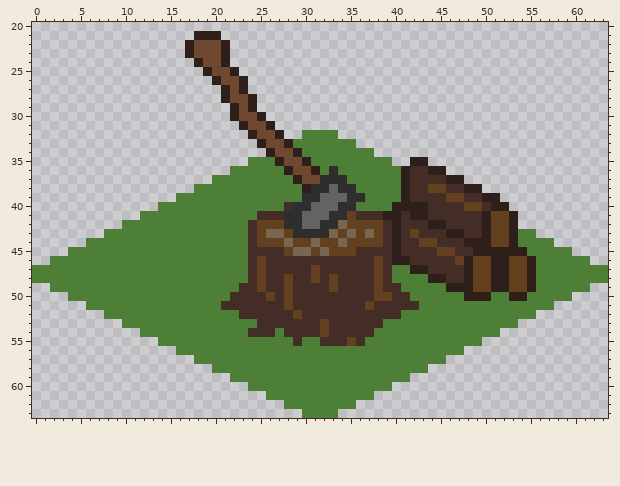
Two versions of one pixel-art sprite, assets/graphics/buildings/choppingblock.png. Above, as it was before the edit.
The file is 64x64 pixels. Shown: x 0..63, y 20..63.
New version:
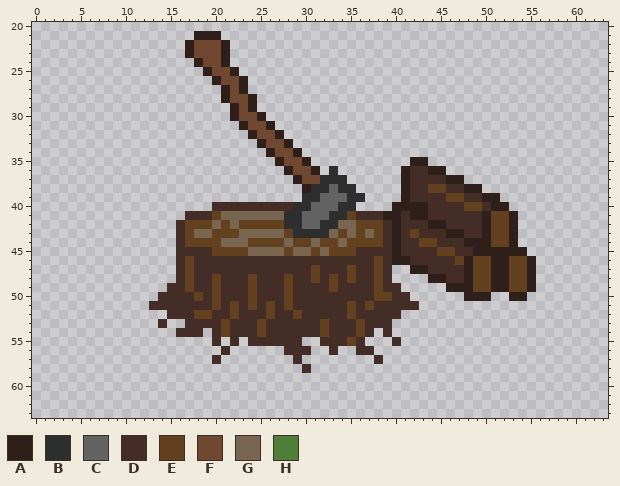
Palette (. is transparent): A #2e1f1a  B #2e2e2e  C #636363  D #432d26  E #63411e  F #70482f  G #796651  H #4d7f37
Changes in this commit:
y 32: x 30..33 HHHH -> ....
y 33: x 29..35 HHHHHHH -> .......
y 34: x 30..37 HHHHHHHH -> ........
y 35: x 24..26 HHH -> ...; x 31..39 HHHHHHHHH -> .........
y 36: x 22..27 HHHHHH -> ......; x 32 H -> .; x 34..40 HHHHHHH -> .......
y 37: x 20..28 HHHHHHHHH -> .........; x 35..40 HHHHHH -> ......
y 38: x 18..29 HHHHHHHHHHHH -> ............; x 36..40 HHHHH -> .....
y 39: x 16..29 HHHHHHHHHHHHHH -> ..............; x 37..40 HHHH -> ....
y 40: x 14..27 HHHHHHHHHHHHHH -> ......DDDDDDDD; x 36..39 HHHH -> ....
y 41: x 12..27 HHHHHHHHHHHHHDDD -> .....DDDEGGGGGGG
y 42: x 10..24 HHHHHHHHHHHHHHD -> ......DEEEGEGEE; x 35 E -> G
y 43: x 8..25 HHHHHHHHHHHHHHHHDE -> ........DEGGEEEGGG; x 54..55 HH -> ..
y 44: x 6..24 HHHHHHHHHHHHHHHHHHD -> ..........DEEEEGGGE; x 54..57 HHHH -> ....
y 45: x 4..27 HHHHHHHHHHHHHHHHHHHHDDDD -> ............DDDDEEEEGGGG; x 55..59 HHHHH -> .....
y 46: x 2..23 HHHHHHHHHHHHHHHHHHHHHH -> ..............DEDDDDDD; x 25 E -> D; x 56..61 HHHHHH -> ......
y 47: x 0..23 HHHHHHHHHHHHHHHHHHHHHHHH -> ................DEDDDDDD; x 25 E -> D; x 35 D -> E; x 40..41 HH -> ..; x 56..63 HHHHHHHH -> ........
y 48: x 0..25 HHHHHHHHHHHHHHHHHHHHHHHHDE -> ................DEDDEDDDED; x 35 D -> E; x 40..43 HHHH -> ....; x 56..63 HHHHHHHH -> ........
y 49: x 2..22 HHHHHHHHHHHHHHHHHHHHH -> .............DDEDDEDD; x 24..25 DE -> ED; x 41..45 HHHHH -> .....; x 56..61 HHHHHH -> ......
y 50: x 4..21 HHHHHHHHHHHHHHHHHH -> ..........DDDDEDED; x 24 D -> E; x 26 E -> D; x 42..47 HHHHHH -> ......; x 51..52 HH -> ..; x 55..59 HHHHH -> .....
y 51: x 6..20 HHHHHHHHHHHHHHH -> .......DDDDDDDE; x 22 D -> E; x 24 D -> E; x 26 D -> E; x 35 D -> E; x 43..57 HHHHHHHHHHHHHHH -> ...............
y 52: x 8..22 HHHHHHHHHHHHHHH -> .......DDDEEDDE; x 26 D -> E; x 35 D -> E; x 41..55 HHHHHHHHHHHHHHH -> ...............
y 53: x 10..25 HHHHHHHHHHHHHHHD -> ....D..DDDDEDDDE; x 36 D -> E; x 39..53 HHHHHHHHHHHHHHH -> D..............
y 54: x 12..23 HHHHHHHHHHHH -> ....DDD.DEDD; x 25 D -> E; x 27 H -> D; x 36 D -> E; x 38..51 HHHHHHHHHHHHHH -> .D............
y 55: x 14..28 HHHHHHHHHHHHHHH -> ......D.D.DDDDD; x 30..31 HH -> ..; x 37..49 HHHHHHHHHHHHH -> ...D.........
y 56: x 16..47 HHHHHHHHHHHHHHHHHHHHHHHHHHHHHHHH -> .....D......DDD..D..DD..........
y 57: x 18..45 HHHHHHHHHHHHHHHHHHHHHHHHHHHH -> ..D........D........D.......
y 58: x 20..43 HHHHHHHHHHHHHHHHHHHHHHHH -> ..........D.............
y 59: x 22..41 HHHHHHHHHHHHHHHHHHHH -> ....................
y 60: x 24..39 HHHHHHHHHHHHHHHH -> ................
y 61: x 26..37 HHHHHHHHHHHH -> ............
y 62: x 28..35 HHHHHHHH -> ........
y 63: x 30..33 HHHH -> ....
Where, in picture pixels (left, top, right, bottom), the same in both pictures:
changed: (32, 130, 608, 418)
